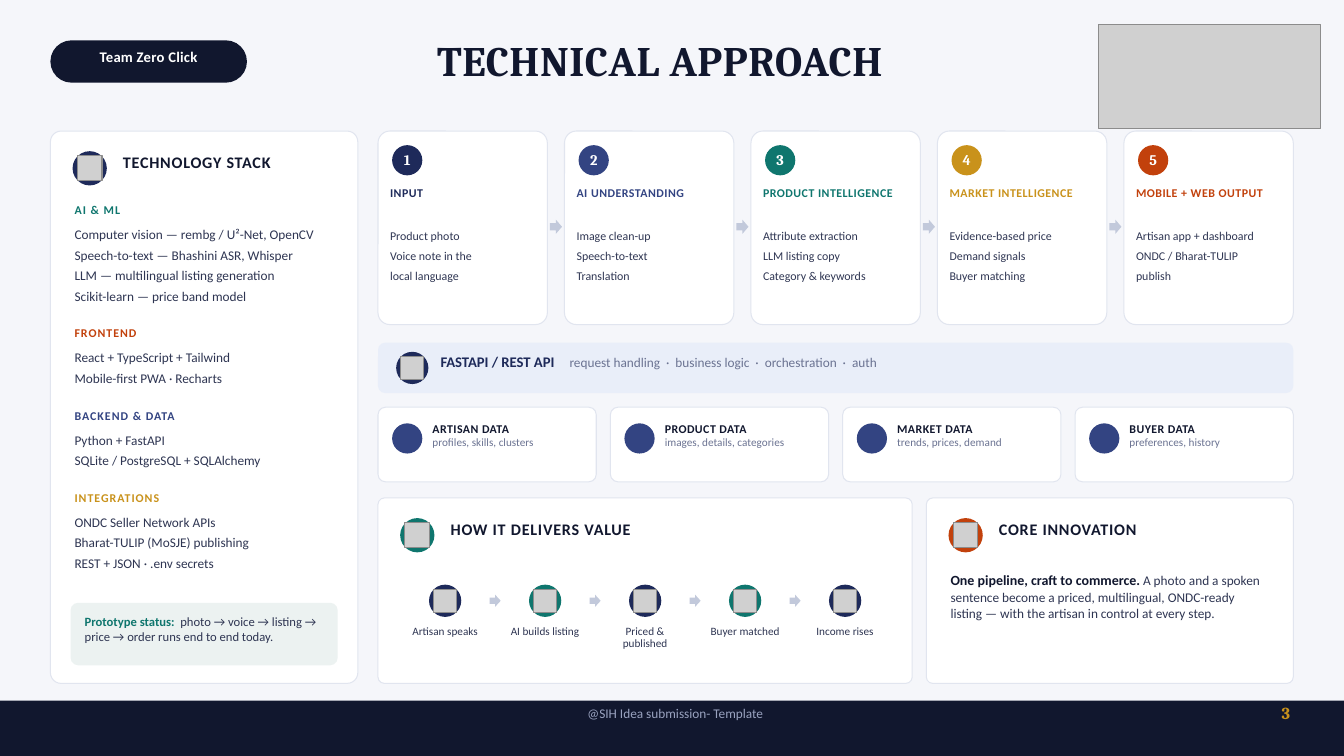
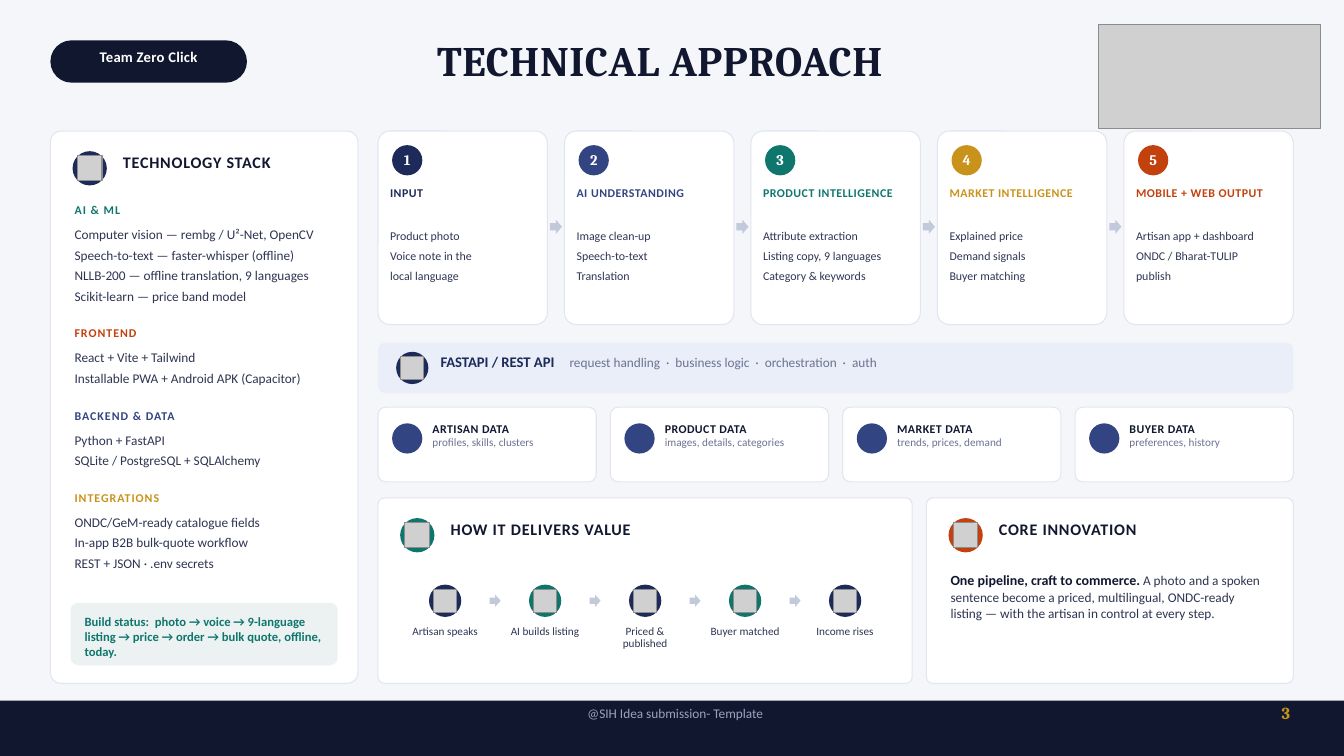
Before and after one commit to yogeshwardev/SIH-project, a slide deck: slide 3 of CraftLink_AI_SIH2026.pptx. Drawn at 1344x756 pixels with LibreOffice and Linux fonts; fonts in the diff are those of the drawing; grey boxes stand for pictures; background and template pictures are left out. Boxes give left, top, right and bottom in pixels: in the first picture for what was removed or moved away, otherwise in the second. Text is boxed around its words. In the diff, an @@ line names an element or a change of style, - is before the commit and + after.

```diff
--- a/CraftLink_AI_SIH2026.pptx
+++ b/CraftLink_AI_SIH2026.pptx
@@ text at <box>950,232,1023,242</box>: text changed @@
-Evidence-based price
+Explained price
@@ text at <box>75,250,294,262</box>: text changed @@
-Speech-to-text — Bhashini ASR, Whisper
+Speech-to-text — faster-whisper (offline)
@@ text at <box>763,252,881,262</box>: text changed @@
-LLM listing copy
+Listing copy, 9 languages
@@ text at <box>75,270,309,283</box>: text changed @@
-LLM — multilingual listing generation
+NLLB-200 — offline translation, 9 languages
@@ text at <box>75,352,195,362</box>: text changed @@
-React + TypeScript + Tailwind
+React + Vite + Tailwind
@@ text at <box>75,373,300,385</box>: text changed @@
-Mobile-first PWA · Recharts
+Installable PWA + Android APK (Capacitor)
@@ text at <box>75,517,260,530</box>: text changed @@
-ONDC Seller Network APIs
+ONDC/GeM-ready catalogue fields
@@ text at <box>75,537,248,549</box>: text changed @@
-Bharat-TULIP (MoSJE) publishing
+In-app B2B bulk-quote workflow
@@ text at <box>85,617,321,658</box>: text changed; text colour #2E3552 to #0F766E; bold on @@
-Prototype status: photo → voice → listing → price → order runs end to end today.
+Build status: photo → voice → 9-language listing → price → order → bulk quote, offline, today.
```
Also in this commit, not shown: 4 other slides changed, 8 other files.
